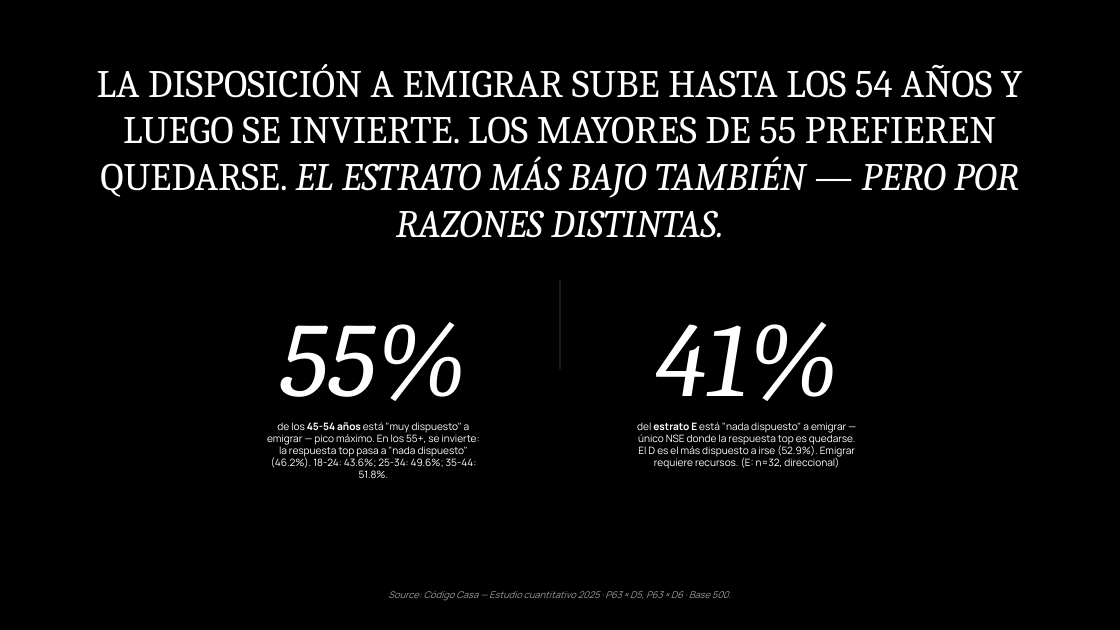
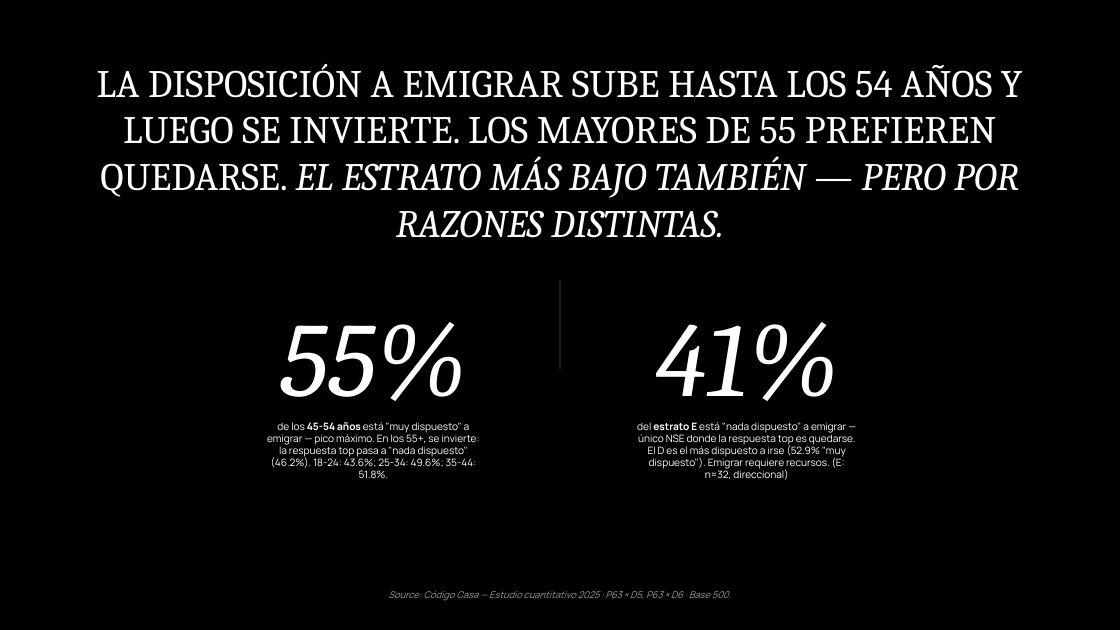
Before and after one commit to jeremyninja/c-digocasa-cerebro, a slide deck: slide 22 of Agentes Hallazgos/opiniones-politicas-deck-flat.pptx. Drawn at 1120x630 pixels with LibreOffice and Linux fonts; fonts in the diff are those of the drawing. Boxes give left, top, right and bottom in pixels: in the first picture for what was removed or moved away, otherwise in the second. Text is boxed around its words. In the diff, an @@ line names an element or a change of style, - is before the commit and + after.

```diff
--- a/Agentes Hallazgos/opiniones-politicas-deck-flat.pptx
+++ b/Agentes Hallazgos/opiniones-politicas-deck-flat.pptx
@@ text at box(637, 422, 855, 480): text changed @@
-del estrato E está "nada dispuesto" a emigrar — único NSE donde la respuesta top es quedarse. El D es el más dispuesto a irse (52.9%). Emigrar requiere recursos. (E: n≈32, direccional)
+del estrato E está "nada dispuesto" a emigrar — único NSE donde la respuesta top es quedarse. El D es el más dispuesto a irse (52.9% "muy dispuesto"). Emigrar requiere recursos. (E: n≈32, direccional)
```
Also in this commit, not shown: 8 other slides changed, 17 other files.
